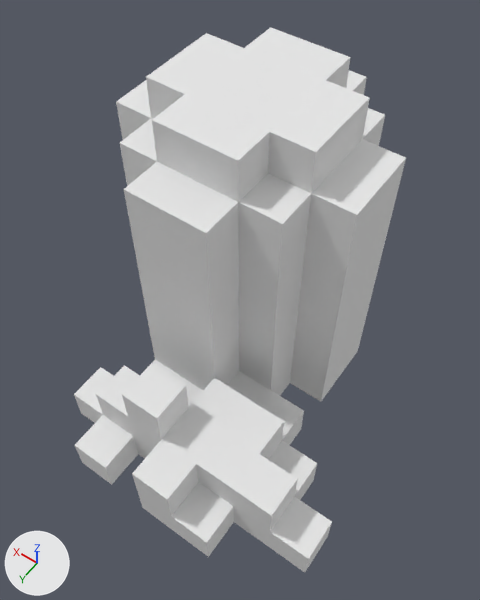
The OBJ model ZecaAdventures/Assets/3d/PROPS/lixeira/lixeira.obj, before and after one commit.
Camera for both pictures: a 50 mm lens placed at (-11.239, -4.551, 1.579), pointed at (-10.694, -5.314, 0.38). The axes (+X, +Y, +Z) are drawn at lower left. The lights are the same throughout. Where no turn or scale is listed for an object, it has been applied to the vertices. Vertices at the same position are counted once.

The older version as bpy lines, for what is in view:
```python
me_untitled = bpy.data.meshes.new('Untitled')
me_untitled.from_pydata(...)  # 170 vertices, 338 faces; spans x -11.1..-10.3, y -5.8..-4.9, z 0.0..0.8
me_untitled.materials.append(mat_palette)  # white #e7e7e7
ob_untitled = bpy.data.objects.new('Untitled', me_untitled)
ob_untitled.location = (0.0, 0.0, 0.0)
```
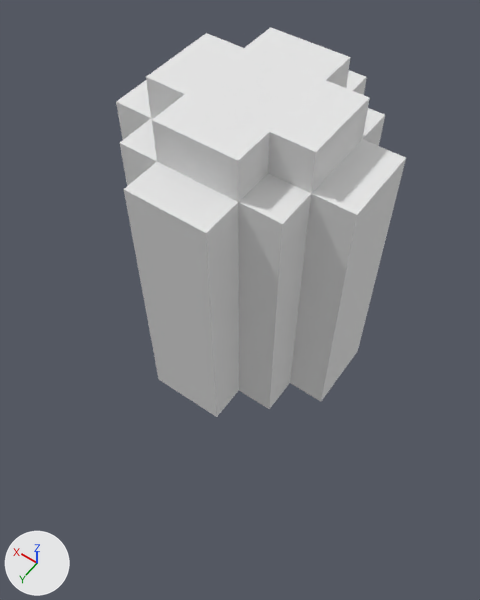
Edits to the scene script, one JSON object a line:
```json
{"block": "me_untitled", "where": "# used by ob_untitled; location = (0.0, 0.0, 0.0)"}
{"op": "remove", "block": "me_untitled", "code": "me_untitled.from_pydata(...)  # 170 vertices, 338 faces; spans x -11.1..-10.3, y -5.8..-4.9, z 0.0..0.8"}
{"op": "add", "block": "me_untitled", "code": "me_untitled.from_pydata(...)  # 100 vertices, 196 faces; spans x -10.9..-10.3, y -5.8..-5.2, z 0.0..0.8"}
{"block": "me_untitled", "change": "me_untitled part 1"}
{"block": "me_untitled", "change": "70 vertices are removed from x -11.1..-10.4, y -5.3..-4.9, z 0.0..0.3"}
{"block": "me_untitled", "change": "152 faces are deleted"}
{"block": "me_untitled", "change": "10 new faces join them"}
```

Changed parts and their boxes (x1, y1, x2, y2) in the pictures (480 x 600 px):
```json
{"object": "Untitled", "change": "reshaped", "before": [74, 27, 406, 572], "after": [116, 27, 406, 417], "on screen": "13% narrower, 28% shorter"}
{"part": 1, "of": "me_untitled", "change": "cut back", "before": [74, 259, 332, 572], "after": [136, 259, 271, 417]}
```
